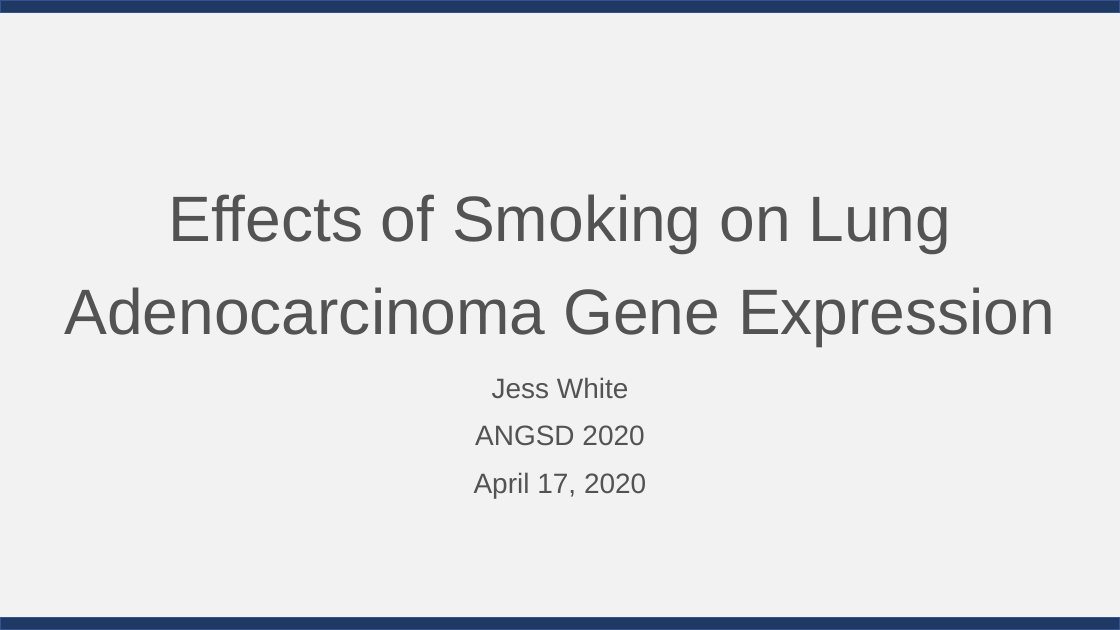
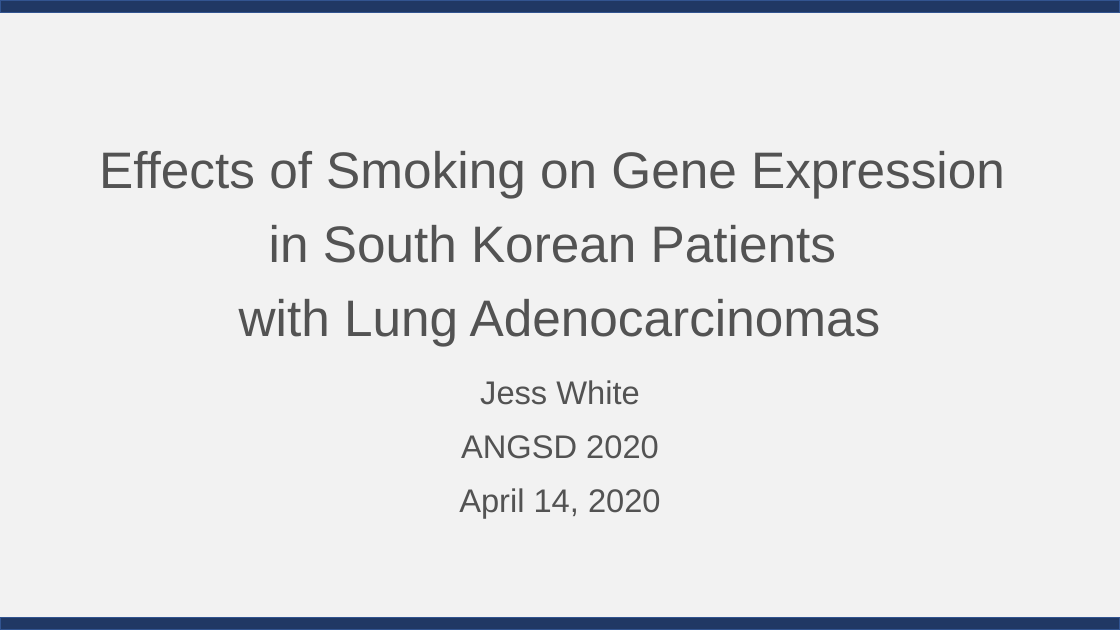
Before and after one commit to jessicaw9910/ANGSD, a slide deck: slide 1 of White_Final Presentation_2020.04.13.pptx. Drawn at 1120x630 pixels with LibreOffice and Linux fonts; fonts in the diff are those of the drawing. Boxes give left, top, right and bottom in pixels: in the first picture for what was removed or moved away, otherwise in the second. Text is boxed around its words. In the diff, an @@ line names an element or a change of style, - is before the commit and + after.

```diff
--- a/White_Final Presentation_2020.04.13.pptx
+++ b/White_Final Presentation_2020.04.13.pptx
@@ title at box(99, 151, 1005, 346): text changed; size 55 to 44 pt @@
-Effects of Smoking on Lung Adenocarcinoma Gene Expression
+Effects of Smoking on Gene Expression
+in South Korean Patients
+with Lung Adenocarcinomas
@@ subtitle at box(461, 380, 659, 459): size 24 to 28 pt in "Jess White", "ANGSD 2020" @@
@@ subtitle at box(459, 488, 661, 518): text changed; size 24 to 28 pt @@
-April 17, 2020
+April 14, 2020
```
Also in this commit, not shown: 6 slides added, 7 slides removed, 12 other files.
